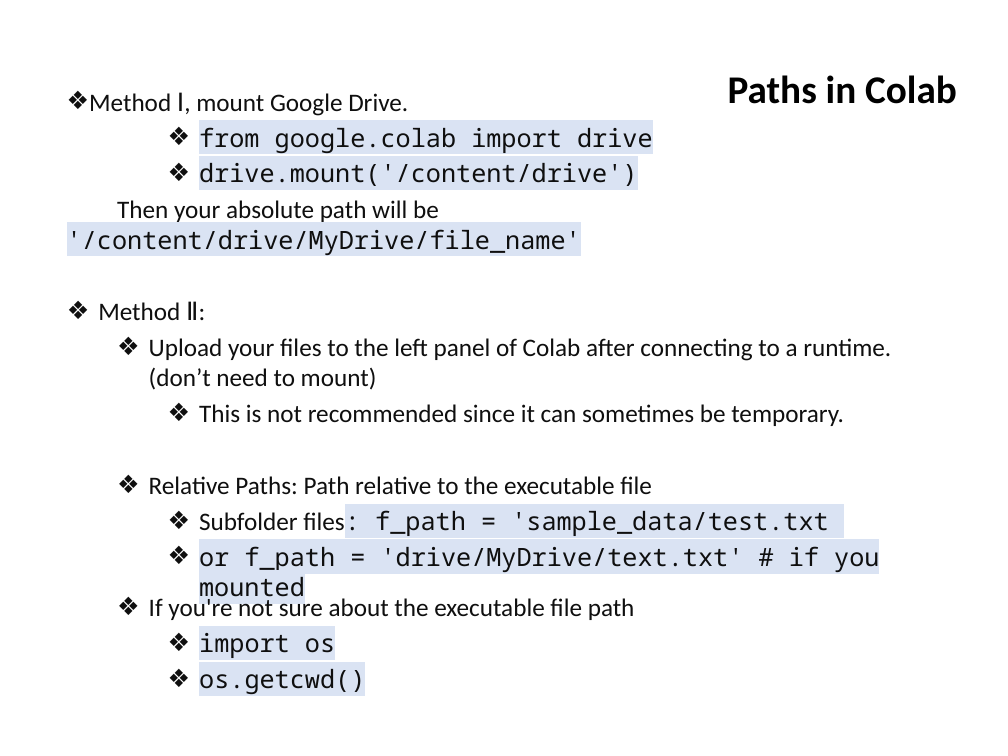
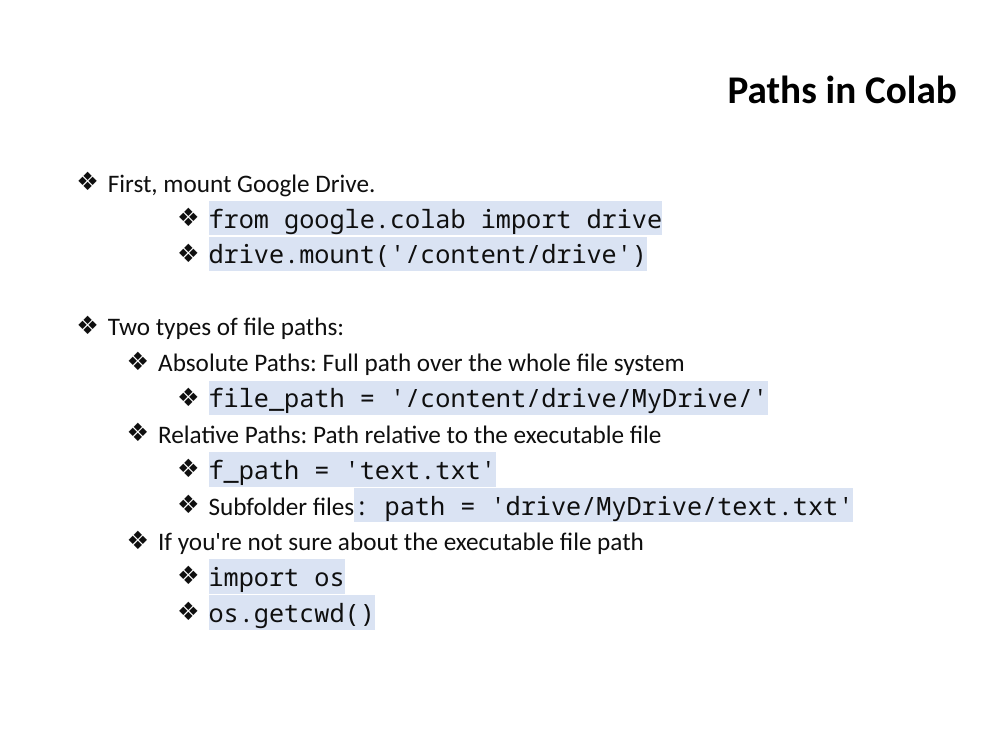
Before and after one commit to ifromm/fcsp, a slide deck: slide 6 of Slides/unit_8_prog_5.pptx. Drawn at 1008x756 pixels with LibreOffice and Linux fonts; fonts in the diff are those of the drawing; background and template pictures are left out. Boxes give left, top, right and bottom in pixels: in the first picture for what was removed or moved away, otherwise in the second. Text is boxed around its words. In the diff, an @@ line names an element or a change of style, - is before the commit and + after.

```diff
--- a/Slides/unit_8_prog_5.pptx
+++ b/Slides/unit_8_prog_5.pptx
@@ text "First, mount Google Drive.": place and size @@
-text "First, mount Google Drive." at [67, 92, 891, 603]
+text "First, mount Google Drive." at [108, 174, 854, 521]
@@ text at [108, 174, 375, 197]: text changed @@
-      ❖ Method Ⅰ, mount Google Drive.
+  ❖ First, mount Google Drive.
@@ text at [108, 317, 768, 413]: text changed @@
-      Then your absolute path will be '/content/drive/MyDrive/file_name'
-  ❖ Method Ⅱ:
-    ❖ Upload your files to the left panel of Colab after connecting to a runtime. (don’t need to mount)
-      ❖ This is not recommended since it can sometimes be temporary.
+  ❖ Two types of file paths:
+    ❖ Absolute Paths: Full path over the whole file system
+      ❖ file_path = '/content/drive/MyDrive/'
@@ text at [209, 459, 854, 521]: text changed @@
-      ❖ Subfolder files: f_path = 'sample_data/test.txt
-      ❖ or f_path = 'drive/MyDrive/text.txt' # if you mounted
+      ❖ f_path = 'text.txt'
+      ❖ Subfolder files: path = 'drive/MyDrive/text.txt'
@@ text "If you're not sure about ...": place and size @@
-text "If you're not sure about ..." at [149, 596, 635, 694]
+text "If you're not sure about ..." at [158, 532, 644, 628]
```
Also in this commit, not shown: 3 other files.
